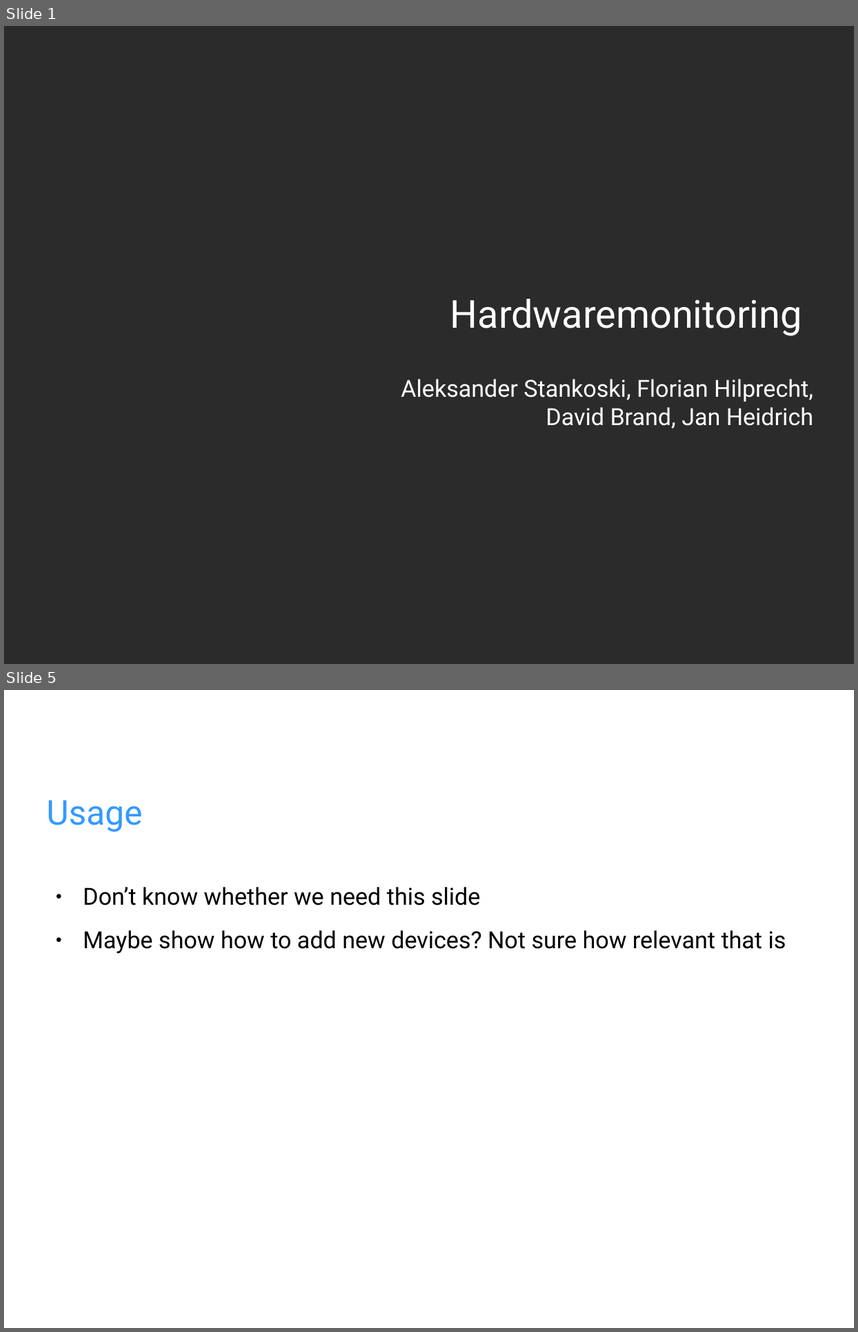
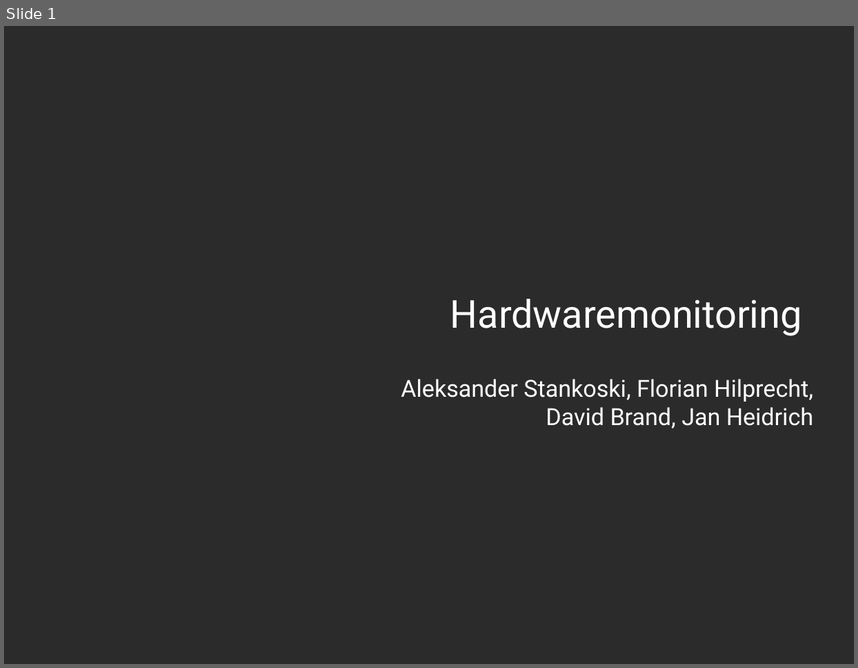
Before and after one commit to fhilprec/HardwareMonitoring, a slide deck: ProjectPresentation.odp. Shown one above the other, each under a label of ours: slides 1 and 5 before the commit, slide 1 after it; the slides between them are not shown. The pictures are 858x1332 and 858x668 pixels, drawn with LibreOffice and Linux fonts; fonts in the diff are those of the drawing; background and template pictures are left out; a plain dark background stands for a picture behind light text. Boxes give left, top, right and bottom in pixels: in the first picture for what was removed or moved away, otherwise in the second. Text is boxed around its words. In the diff, an @@ line names an element or a change of style, - is before the commit and + after.

```diff
--- a/ProjectPresentation.odp
+++ b/ProjectPresentation.odp
@@ slide 5 removed at bbox=[4, 690, 854, 1328], background picture (left out) @@
@@ title removed at bbox=[47, 800, 143, 832] @@
-Usage
@@ text removed at bbox=[83, 887, 786, 954] @@
-● Don’t know whether we need this slide
-● Maybe show how to add new devices? Not sure how relevant that is
```
Also in this commit, not shown: 5 slides changed, 5 slides added, 2 other slides removed.
